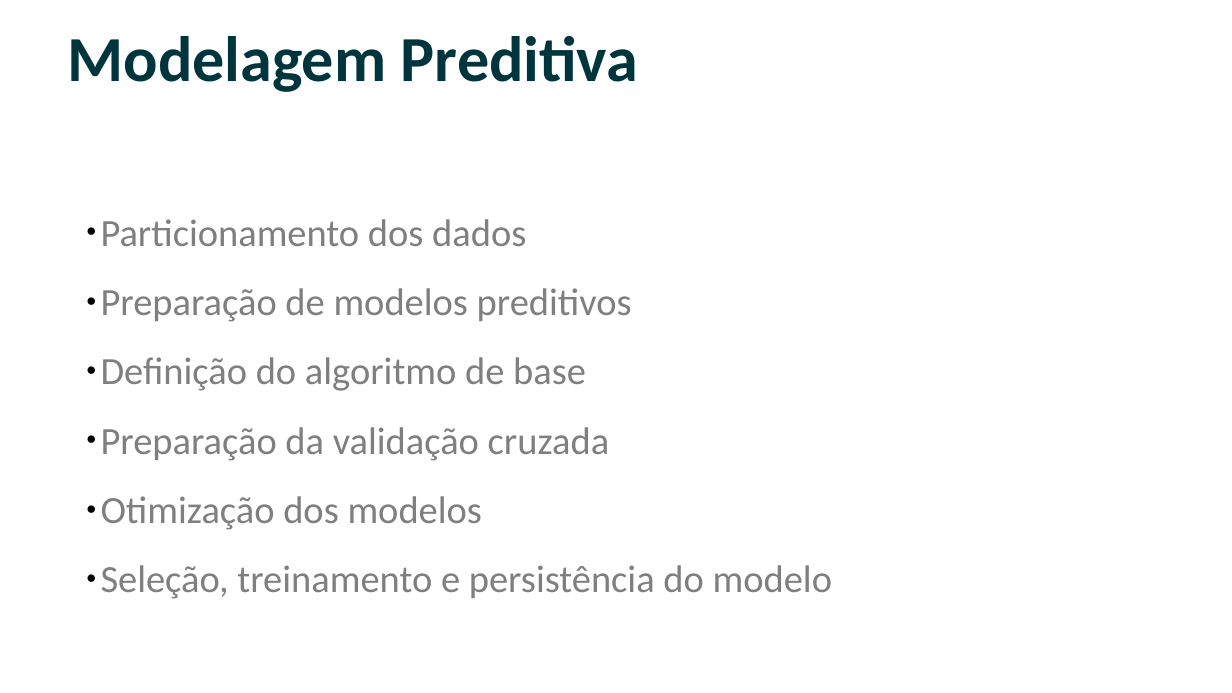
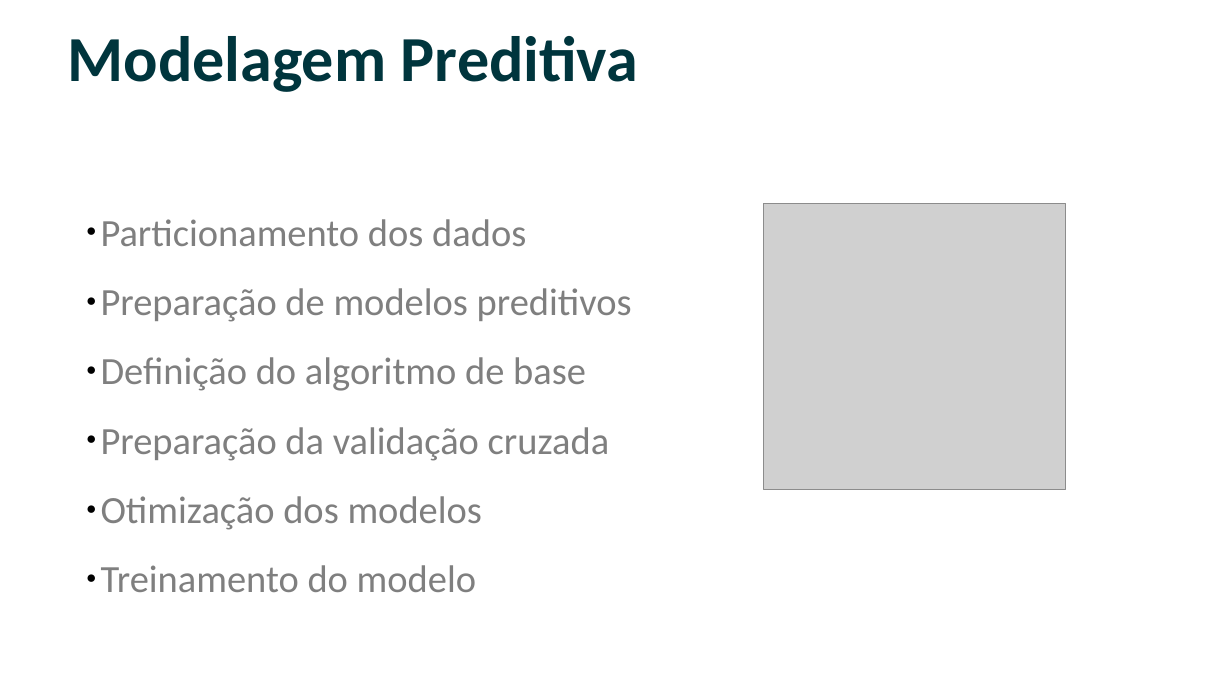
Before and after one commit to frlsouza/pmv_tcc_airbnb, a slide deck: slide 7 of Slides - Fabio Rafael - Ciência de Dados e Big Data.odp. Drawn at 1232x693 pixels with LibreOffice and Linux fonts; fonts in the diff are those of the drawing; grey boxes stand for pictures; background and template pictures are left out. Boxes give left, top, right and bottom in pixels: in the first picture for what was removed or moved away, otherwise in the second. Text is boxed around its words. In the diff, an @@ line names an element or a change of style, - is before the commit and + after.

```diff
--- a/Slides - Fabio Rafael - Ciência de Dados e Big Data.odp
+++ b/Slides - Fabio Rafael - Ciência de Dados e Big Data.odp
@@ picture added at box(764, 203, 1066, 490) @@
@@ subtitle at box(101, 565, 476, 592): text changed @@
-● Seleção, treinamento e persistência do modelo
+● Treinamento do modelo
```
Also in this commit, not shown: 6 other slides changed, 1 other file.
